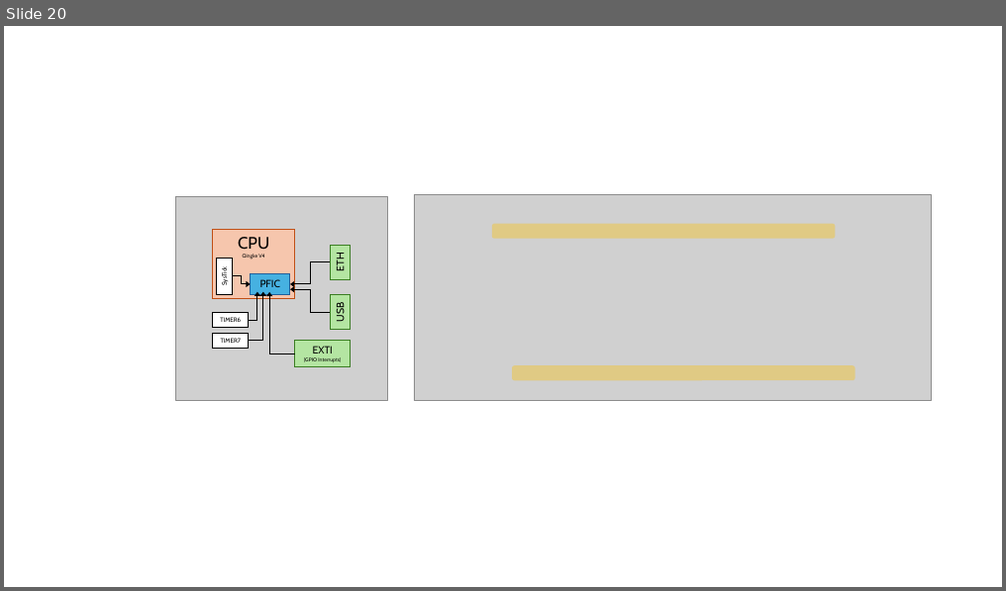
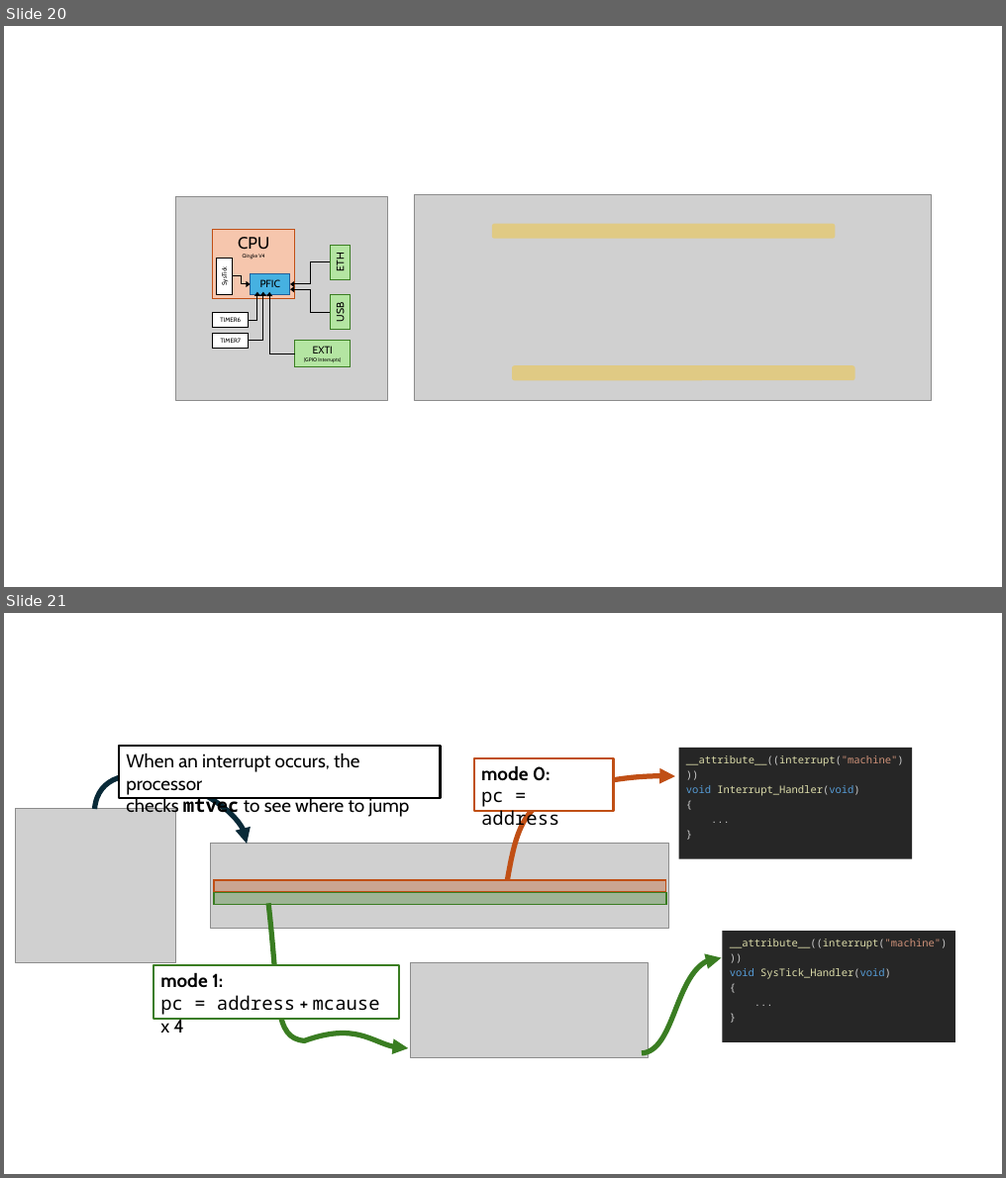
Before and after one commit to elias-at-chalmers/mop-lecture_notes-mirror, a slide deck: images/figures.pptx. Shown one above the other, each under a label of ours: slide 20 before the commit, slides 20 and 21 after it. The pictures are 1006x591 and 1006x1178 pixels, drawn with LibreOffice and Linux fonts; fonts in the diff are those of the drawing; grey boxes stand for pictures. Boxes give left, top, right and bottom in pixels: in the first picture for what was removed or moved away, otherwise in the second. Text is boxed around its words. In the diff, an @@ line names an element or a change of style, - is before the commit and + after.

Commit message:
Lecture 09 close to done.

```diff
--- a/images/figures.pptx
+++ b/images/figures.pptx
@@ slide 21 added at (x1=4, y1=613, x2=1002, y2=1174), background #FFFFFF @@
@@ rectangle added at (x1=119, y1=746, x2=441, y2=799), fill #FFFFFF, outline #000000 2 pt, 18 pt, text #000000 @@
+When an interrupt occurs, the processor
+checks mtvec to see where to jump
@@ rectangle added at (x1=474, y1=759, x2=614, y2=811), fill #FFFFFF, outline #C04F15 2 pt, 18 pt, text #000000 @@
+mode 0:
+pc = address
@@ rectangle added at (x1=679, y1=748, x2=913, y2=860), fill #262626, 10 pt, text #DCDCAA @@
+__attribute__((interrupt("machine")))
+void Interrupt_Handler(void)
+{
+...
+}
@@ freeform shape added at (x1=94, y1=777, x2=247, y2=844), outline #092A39 5 pt @@
@@ freeform shape added at (x1=507, y1=776, x2=675, y2=880), outline #C04F15 5 pt @@
@@ picture added at (x1=16, y1=809, x2=176, y2=963) @@
@@ picture added at (x1=211, y1=844, x2=668, y2=928) @@
@@ rectangle added at (x1=214, y1=880, x2=665, y2=892), fill #C04F15 at 33% opacity, outline #C04F15 1.5 pt @@
@@ rectangle added at (x1=214, y1=893, x2=665, y2=905), fill #3B7D23 at 33% opacity, outline #3B7D23 1.5 pt @@
@@ freeform shape added at (x1=268, y1=903, x2=408, y2=1049), outline #3B7D23 5 pt @@
@@ rectangle added at (x1=723, y1=931, x2=956, y2=1043), fill #262626, 10 pt, text #DCDCAA @@
+__attribute__((interrupt("machine")))
+void SysTick_Handler(void)
+{
+...
+}
@@ rectangle added at (x1=153, y1=965, x2=399, y2=1019), fill #FFFFFF, outline #3B7D23 2 pt, 18 pt, text #000000 @@
+mode 1:
+pc = address + mcause x 4
@@ picture added at (x1=411, y1=962, x2=648, y2=1059) @@
@@ freeform shape added at (x1=642, y1=959, x2=721, y2=1054), outline #3B7D23 5 pt @@
```
Also in this commit, not shown: 3 other files.
